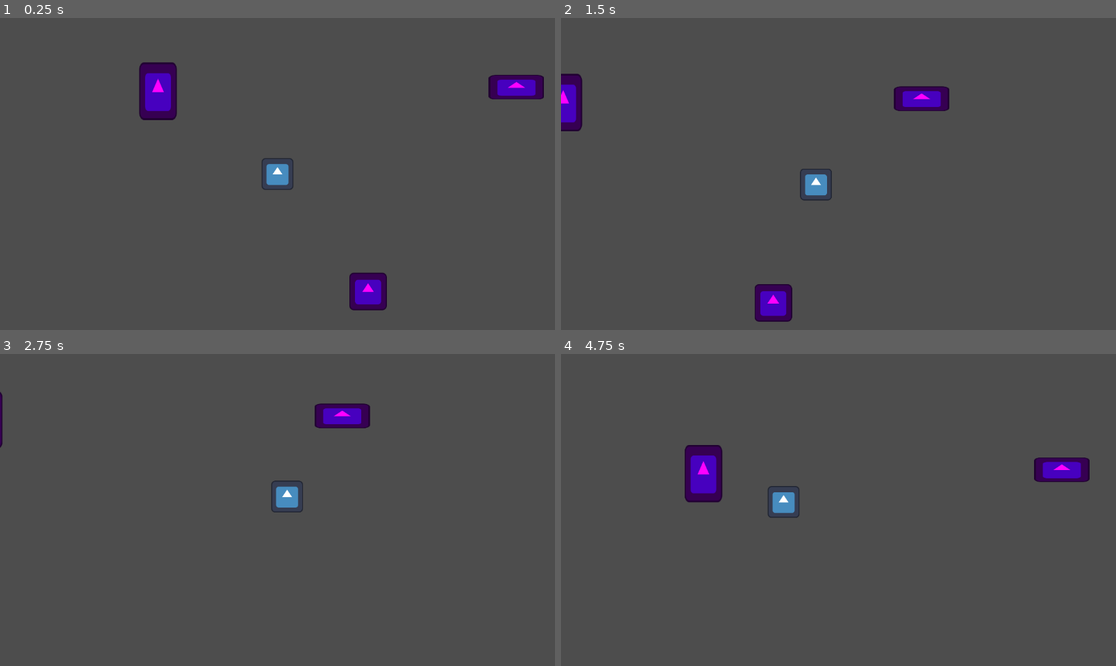
Above: before the commit, frames 1-4 (two rows, left to right).
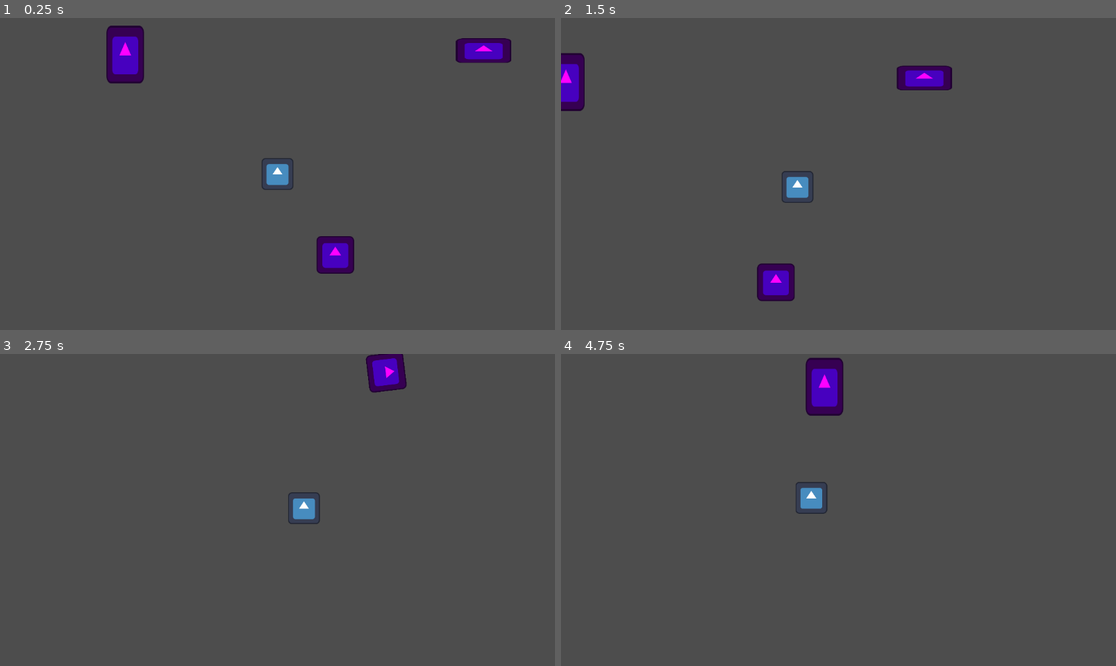
Above: after the commit, the same moments.

Repository: Gr8Grape/but-with-ice-physics
Game: Godot game, scene res://Scenes/test.tscn
Same seed, same stepped clock (60 frames per second), same inputs: the game is played once before the commit and once after it. The engine's default icon, where the game draws it, is replaced by a stand-in: a white triangle on a blue panel in a dark square.
Inputs (mouse positions are in pixels of both pictures, inside the frame that each line leads up to):
- Up to frame 1 (0.25 s): no input
- Up to frame 2 (1.5 s): tap Enter at 0.5 s; move the mouse to (960, 158) at 0.52 s; hold Right (right) 0.53-1.28 s; click (960, 158) at 0.6 s; move the mouse to (727, 189) at 1.27 s; hold Down (down) from 1.28 s (still down); click (727, 189) at 1.35 s
- Up to frame 3 (2.75 s): move the mouse to (333, 441) at 2.02 s; release Down (down) at 2.03 s; hold Right (right) from 2.03 s (still down); click (333, 441) at 2.1 s
- Up to frame 4 (4.75 s): move the mouse to (810, 572) at 2.77 s; release Right (right) at 2.78 s; hold W (up) 2.78-3.53 s; click (810, 572) at 2.85 s; move the mouse to (1005, 556) at 3.52 s; hold Left (left) from 3.53 s (still down); click (1005, 556) at 3.6 s; move the mouse to (672, 463) at 4.27 s; click (672, 463) at 4.35 s

The runs differ from the first frame. In frame 1, 5.6% of the frame differs, in the area x 19-98%, y 2-94%; in frame 2, 4.1%; in frame 3, 2.3%; in frame 4, 4.0%.

Commit message:
Organization
Small organization changes, adding folders

Diff:
--- a/Scenes/player.tscn
+++ b/Scenes/player.tscn
@@ -1,6 +1,6 @@
 [gd_scene load_steps=4 format=3 uid="uid://ceh4en565vtv3"]
 
-[ext_resource type="Script" uid="uid://bocprbe5h5mlq" path="res://Scenes/player.gd" id="1_cvnsp"]
+[ext_resource type="Script" uid="uid://bocprbe5h5mlq" path="res://Scripts/player.gd" id="1_cvnsp"]
 [ext_resource type="Texture2D" uid="uid://bxlfq456oq5wb" path="res://Sprites/icon.svg" id="1_v0iea"]
 
 [sub_resource type="CircleShape2D" id="CircleShape2D_cvnsp"]
@@ -8,8 +8,9 @@
 
 [node name="Player" type="CharacterBody2D"]
 collision_layer = 2
-collision_mask = 5
+collision_mask = 7
 script = ExtResource("1_cvnsp")
+dash_mult = 3
 
 [node name="Sprite2D" type="Sprite2D" parent="."]
 position = Vector2(-2.3841858e-07, -2.3841858e-07)
--- a/Scenes/test.tscn
+++ b/Scenes/test.tscn
@@ -167,6 +167,6 @@
 metadata/_edit_lock_ = true
 
 [node name="Player" parent="." instance=ExtResource("1_lc1oi")]
-position = Vector2(131, 115)
+position = Vector2(148, 134)
 speed = 130.0
 bounciness = 0.85
--- a/Scenes/player.gd
+++ b/Scripts/player.gd
@@ -18,9 +18,12 @@
 func calc_force_push() -> void:
 	force_push = strength + velocity.length()
 
+func mouse_dir() -> Vector2:
+	return global_position.direction_to(get_global_mouse_position())
+
 func handle_input() -> void:
 	if Input.is_action_just_pressed("eject"):
-		velocity = speed * dash_mult * global_position.direction_to(get_global_mouse_position())
+		velocity = speed * dash_mult * mouse_dir()
 
 func _physics_process(delta: float) -> void:
 	calc_force_push()
--- a/project.godot
+++ b/project.godot
@@ -57,6 +57,7 @@
 2d_physics/layer_1="Walls"
 2d_physics/layer_2="Player"
 2d_physics/layer_3="Objects"
+2d_physics/layer_4="hook"
 
 [rendering]
 
Renamed: Scenes/player.gd.uid -> Scripts/player.gd.uid
